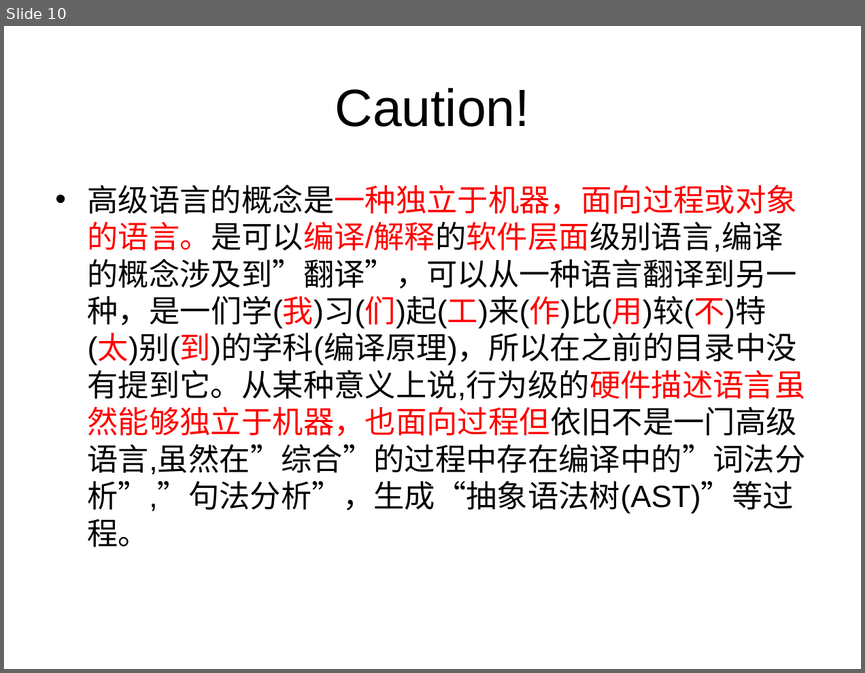
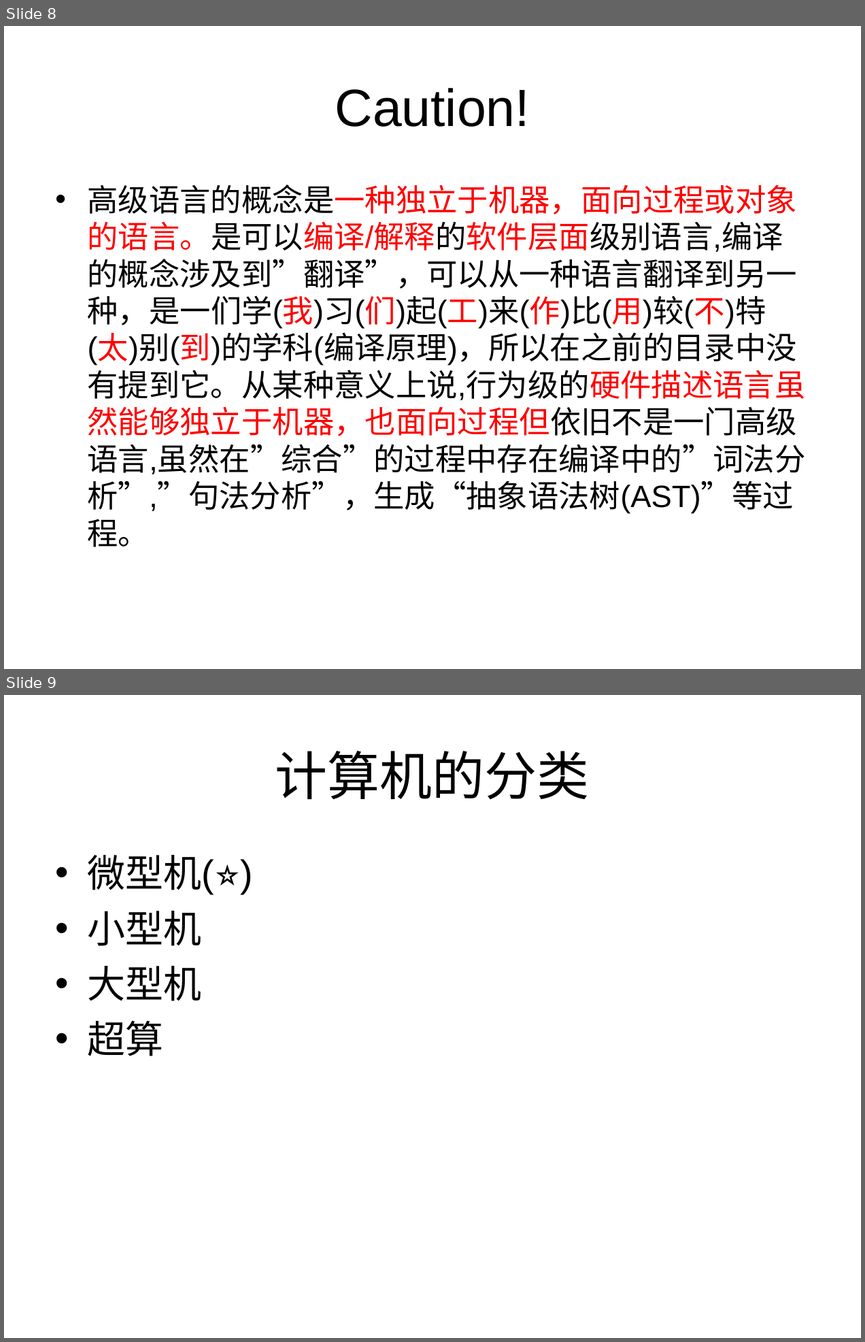
Before and after one commit to KuzuryuYaichi/Speach, a slide deck: 讲课/jk.ppt. Shown one above the other, each under a label of ours: slide 10 before the commit, slides 8 and 9 after it. The pictures are 865x673 and 865x1342 pixels, drawn with LibreOffice and Linux fonts; fonts in the diff are those of the drawing. Boxes give left, top, right and bottom in pixels: in the first picture for what was removed or moved away, otherwise in the second. Text is boxed around its words. In the diff, an @@ line names an element or a change of style, - is before the commit and + after.

```diff
--- a/讲课/jk.ppt
+++ b/讲课/jk.ppt
@@ slide 9 added at [4,695,861,1338], background #FFFFFF @@
@@ title added at [275,751,589,800], 44 pt, text #000000 @@
+计算机的分类
@@ text added at [88,855,215,1056], 32 pt, text #000000 @@
+• 微型机(⭐)
+• 小型机
+• 大型机
+• 超算
@@ what was slide 10 is now slide 8 @@
```
Also in this commit, not shown: 4 slides changed, 1 other slide added, 2 slides removed.
